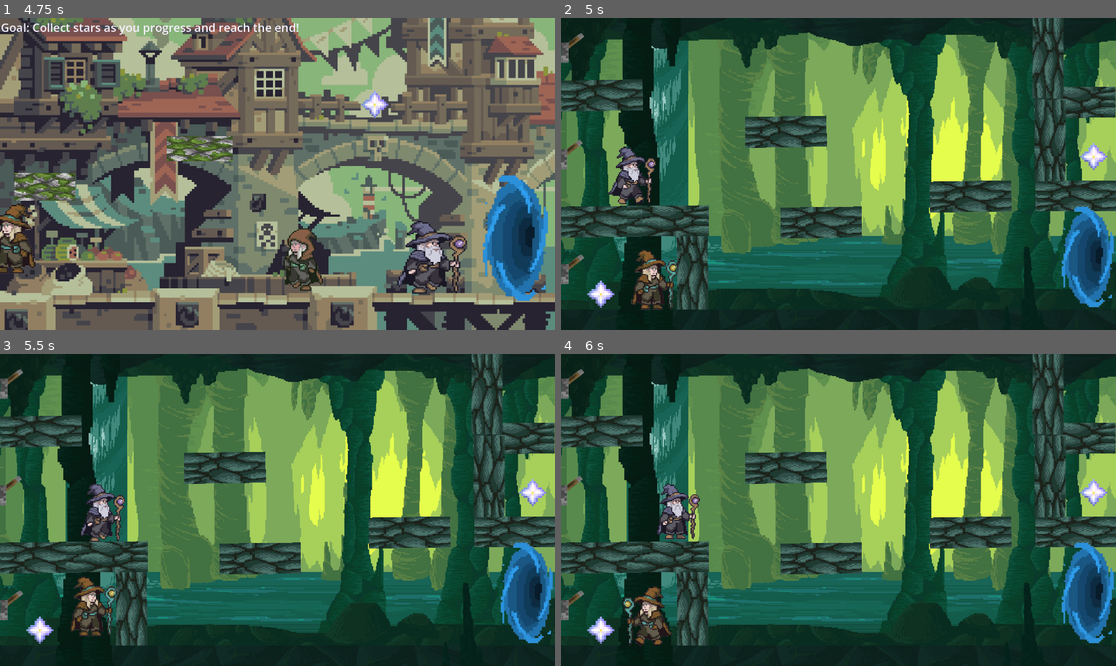
Above: before the commit, frames 1-4 (two rows, left to right).
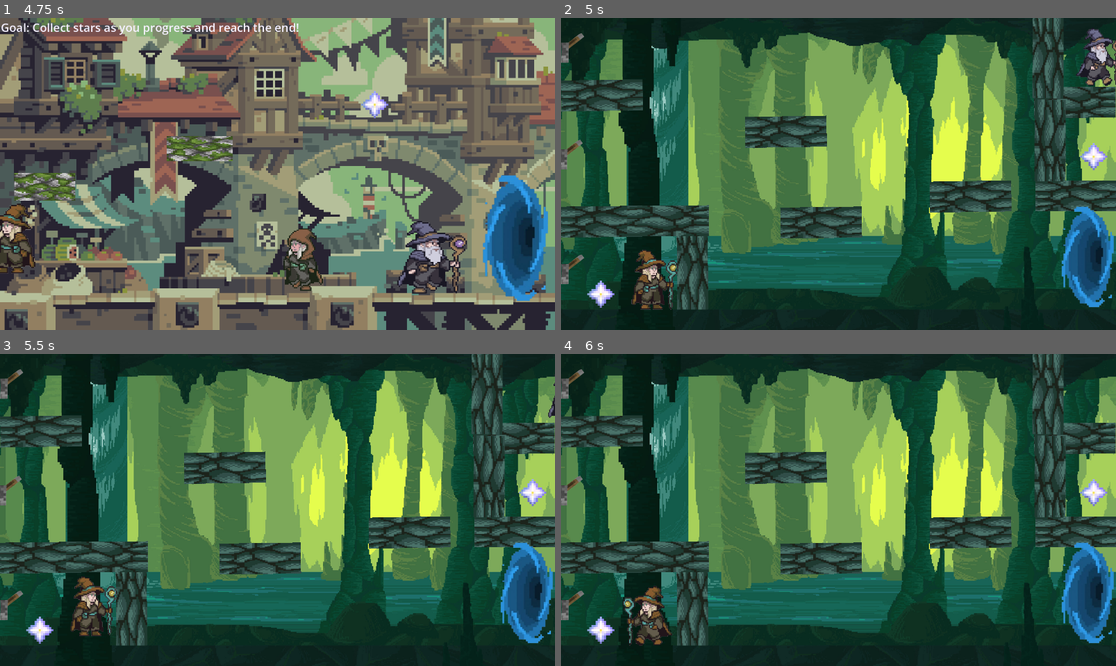
Above: after the commit, the same moments.

Repository: CISC204-S26/final-project-team-5
Game: Godot game, scene res://Starting scene.tscn
Same seed, same stepped clock (60 frames per second), same inputs: the game is played once before the commit and once after it.
Inputs (mouse positions are in pixels of both pictures, inside the frame that each line leads up to):
- Up to frame 1 (4.75 s): click "CONTROLS" at 0.5 s; click "START" at 1.25 s; tap Enter (ui_accept) at 2 s; move the mouse to (399, 158) at 2.02 s; hold D (move_right) 2.03-3.53 s; tap E (interact) at 2.1 s; tap Up (jump) at 2.27, 3.02, 4.52 s; move the mouse to (166, 189) at 2.77 s; tap S (shoot_fireball) at 2.85 s; move the mouse to (333, 105) at 3.52 s; hold Left (left) 3.53-4.28 s; tap Down (shoot_lightning) at 3.6 s; move the mouse to (249, 236) at 4.27 s; hold D (move_right) from 4.28 s (still down); tap Shift (sprint true) at 4.35 s
- Up to frame 2 (5 s): keep holding D (move_right)
- Up to frame 3 (5.5 s): keep holding D (move_right); move the mouse to (444, 556) at 5.02 s; tap E (interact) at 5.1 s; tap Up (jump) at 5.27 s
- Up to frame 4 (6 s): move the mouse to (672, 463) at 5.77 s; release D (move_right) at 5.78 s; hold Left (left) from 5.78 s (still down); tap S (shoot_fireball) at 5.85 s

Frame 1 is identical in both runs. In frame 2, 1.6% of the frame differs, in the area x 8-100%, y 3-60%; in frame 3, 0.9%; in frame 4, 0.9%.

Commit message:
reverting changes

Diff:
--- a/final_project_all_together_now/Scenes/level 1.tscn
+++ b/final_project_all_together_now/Scenes/level 1.tscn
@@ -205,7 +205,7 @@
 scale = Vector2(0.45, 0.45)
 
 [node name="Wizard" parent="." unique_id=1757818075 instance=ExtResource("9_q08mx")]
-position = Vector2(19, 232)
+position = Vector2(1637, -177)
 scale = Vector2(0.45, 0.45)
 
 [node name="Lever" parent="." unique_id=1841538704 groups=["Player"] instance=ExtResource("8_q08mx")]
